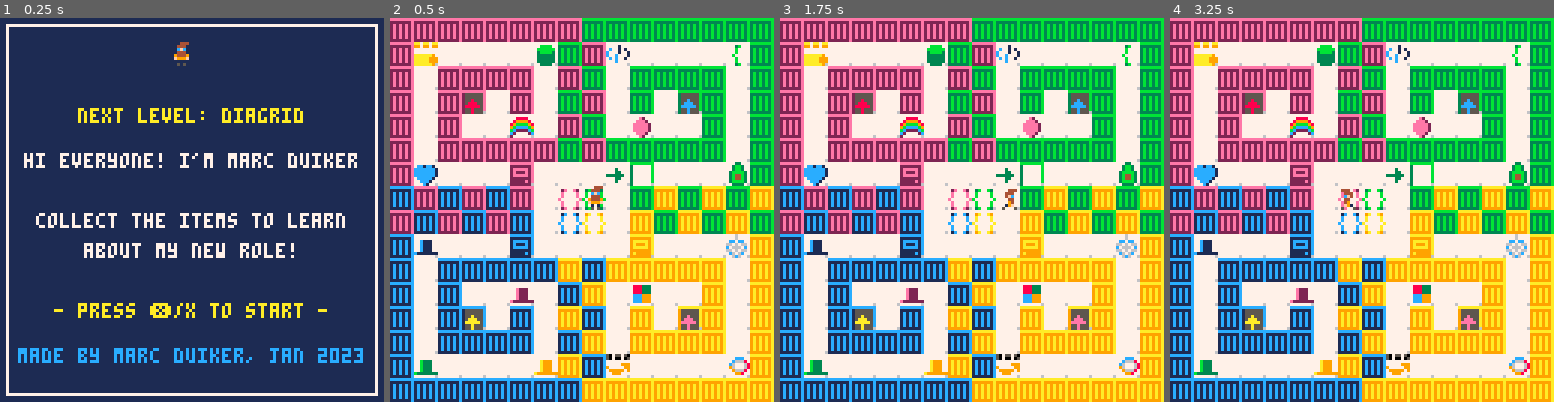
Above: before the commit, frames 1-4 (left to right).
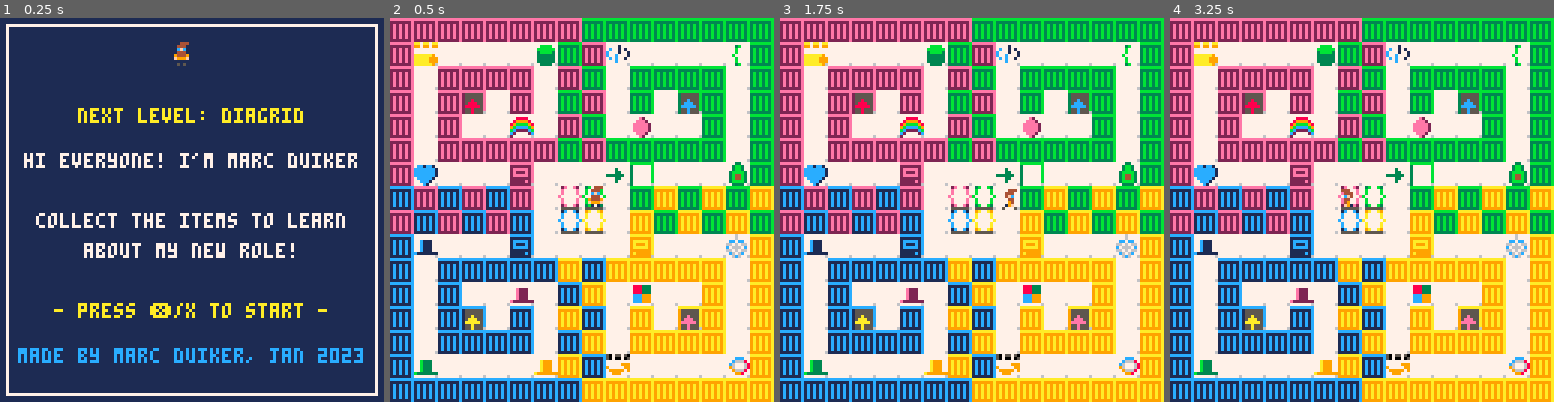
Above: after the commit, the same moments.

Repository: marcduiker/pico-8-games
Game: PICO-8 cartridge carts/diagrid/joiningdiagrid.p8
Two runs of this game, one before a commit and one after it. Both use one fixed random seed, a clock stepped at 60 frames per second and the inputs below.
Inputs:
- Up to frame 1 (0.25 s): no input
- Up to frame 2 (0.5 s): tap X (X key) at 0.33 s
- Up to frame 3 (1.75 s): tap O (Z key) at 0.7, 1.7 s; tap X (X key) at 1.07 s; hold Right from 1.6 s (still down)
- Up to frame 4 (3.25 s): tap X (X key) at 1.85, 2.97 s; release Right at 2.1 s; tap O (Z key) at 2.1, 2.5, 2.9 s; hold Up 2.15-2.42 s; hold Right 2.47-3.03 s; hold Left from 3.08 s (still down)

Frame 1 is identical in both runs. In frame 2, 0.6% of the frame differs, in the area x 43-57%, y 43-57%; in frame 3, 0.6%; in frame 4, 0.6%.

Commit message:
Update teleport tiles

Diff:
--- a/carts/diagrid/joiningdiagrid.p8
+++ b/carts/diagrid/joiningdiagrid.p8
@@ -426,9 +426,6 @@
 		mset(p.section.doorx,p.section.doory,p.section.opendoorspr)
 	end
 end
--->8
---map
-
 
 -->8
 -- tools
@@ -449,14 +446,14 @@
 0070070000f999f000009400000f100000f999f0000999000f09990f0000000077c1117777b3337777a9997777e222777c7c7717733333377eeeee27aaaaa999
 000000000001010000019f000001010000010100000101000001010000000000c1111111b3333333a9999999e2222222777c77777333333777eee277aaaaa999
 0000000000050500005000500005050000050500000505000005050000000000777777767777777677777776777777767777777677333376777e2776aaaaaa96
-ccccccccbbbbbbbbaaaaaaaaeeeeeeeeccccccccbbbbbbbbaaaaaaaaeeeeeeee7773377777777777777777770000000077777777777777777777777777777777
-1555555c3555555b9555555a2555555e1111111c3333333b9999999a2222222e773bb3777773b777778888770000000071c77c1773b77b3779a77a9772e77e27
+ccccccccbbbbbbbbaaaaaaaaeeeeeeeeccccccccbbbbbbbbaaaaaaaaeeeeeeee7773377777777777777777770000000071c77c1773b77b3779a77a9772e77e27
+1555555c3555555b9555555a2555555e1111111c3333333b9999999a2222222e773bb3777773b77777888877000000007c7777c77b7777b77a7777a77e7777e7
 1555555c3555555b9555555a2555555e1ccccc1c3bbbbb3b9aaaaa9a2eeeee2e773bb377777b777778999987000000007c7777c77b7777b77a7777a77e7777e7
-155a555c355c555b955e555a2558555e1c111c1c3b333b3b9a999a9a2e222e2e73bbbb37777b777789bbbb98000000007c7777c77b7777b77a7777a77e7777e7
-15aaa55c35ccc55b95eee55a2588855e1ccccc1c3bbbbb3b9aaaaa9a2eeeee2e73b44b3777b777779bccccb900000000c777777cb777777ba777777ae777777e
+155a555c355c555b955e555a2558555e1c111c1c3b333b3b9a999a9a2e222e2e73bbbb37777b777789bbbb9800000000c777777cb777777ba777777ae777777e
+15aaa55c35ccc55b95eee55a2588855e1ccccc1c3bbbbb3b9aaaaa9a2eeeee2e73b44b3777b777779bccccb9000000007c7777c77b7777b77a7777a77e7777e7
 1aaaaa5c3ccccc5b9eeeee5a2888885e1111111c3333333b9999999a2222222e73b44b37777b7777bc2222cb000000007c7777c77b7777b77a7777a77e7777e7
-155a555c355c555b955e555a2558555e11111c1c3b33333b9a99999a22222e2e73bbbb37777b7777c277772c000000007c7777c77b7777b77a7777a77e7777e7
-155a5556355c5556955e55562558555611111116333333369999999622222226773333767773b776277777760000000071c77c1673b77b3679a77a9672e77e26
+155a555c355c555b955e555a2558555e11111c1c3b33333b9a99999a22222e2e73bbbb37777b7777c277772c0000000071c77c1773b77b3779a77a9772e77e27
+155a5556355c5556955e55562558555611111116333333369999999622222226773333767773b776277777760000000075555556755555567555555675555556
 ccccccccbbbbbbbbaaaaaaaaeeeeeeee777777777777777777777777777777777777777750755750777777777776777700000000000000000000000000000000
 1777777c3777777b9777777a2777777e777777777777777777777777777777777888333750700705777ccc777776777700000000000000000000000000000000
 1777777c3777777b9777777a2777777e77771777777377777779777777772777788833377777777777c666877cc7cc7700000000000000000000000000000000
